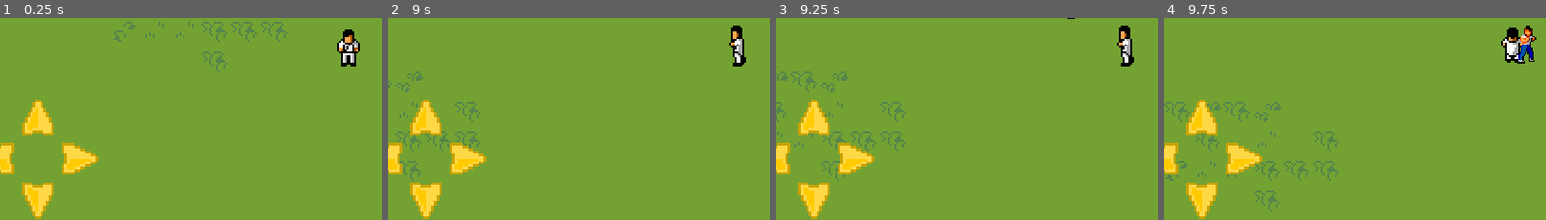
Above: before the commit, frames 1-4 (left to right).
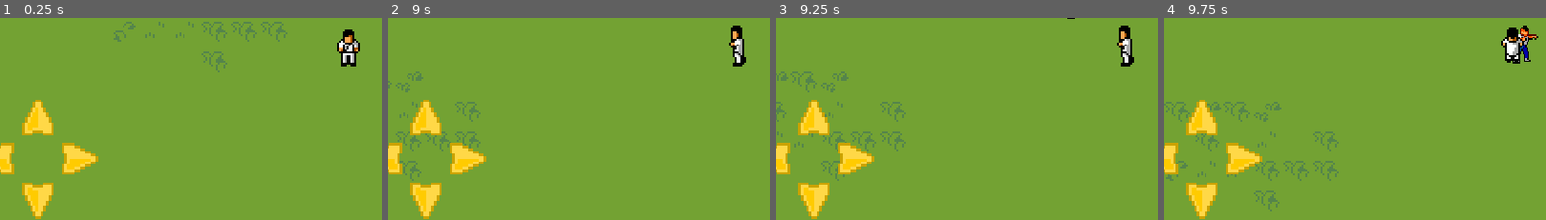
Above: after the commit, the same moments.

Repository: MysteryCoder456/KungFitGame
Game: Godot game, scene res://src/scenes/World.tscn
Same seed, same stepped clock (60 frames per second), same inputs: the game is played once before the commit and once after it.
Inputs:
- Up to frame 1 (0.25 s): no input
- Up to frame 2 (9 s): hold W (move_up) 0.53-2.03 s; hold A (move_left) 2.03-3.53 s; hold S (move_down) 3.53-4.28 s; hold D (move_right) 4.28-5.03 s; hold W (move_up) 5.03-5.78 s; hold D (move_right) 5.78-8.03 s; hold S (move_down) 8.03-8.78 s; hold A (move_left) from 8.78 s (still down)
- Up to frame 3 (9.25 s): keep holding A (move_left)
- Up to frame 4 (9.75 s): release A (move_left) at 9.53 s; hold W (move_up) from 9.53 s (still down)
The pictures show only the part of the screen within x 4-54%, y 43-93%; the shares and areas given below are measured in that part.

Frames 1-3 are identical in both runs. In frame 4, 0.6% of the frame differs, in the area x 91-98%, y 3-23%.

Commit message:
basic enemy attacking

Diff:
--- a/FitnessGame/src/actors/Enemy.tscn
+++ b/FitnessGame/src/actors/Enemy.tscn
@@ -7,15 +7,24 @@
 extents = Vector2( 6, 11 )
 
 [node name="Enemy" type="KinematicBody2D" groups=["Enemy"]]
+position = Vector2( 0, -10 )
 collision_layer = 2
 collision_mask = 4
 script = ExtResource( 2 )
 speed = 35.0
+attack_damage_min = 5
+attack_damage_max = 15
 
 [node name="AnimatedSprite" type="AnimatedSprite" parent="."]
 scale = Vector2( 0.68, 0.68 )
 frames = ExtResource( 1 )
-animation = "running_horizontal"
+animation = "running_down"
 
 [node name="CollisionShape2D" type="CollisionShape2D" parent="."]
 shape = SubResource( 14 )
+
+[node name="AttackTimer" type="Timer" parent="."]
+wait_time = 0.66
+one_shot = true
+
+[connection signal="timeout" from="AttackTimer" to="." method="_on_AttackTimer_timeout"]
--- a/FitnessGame/src/actors/KungFuMan.tscn
+++ b/FitnessGame/src/actors/KungFuMan.tscn
@@ -8,7 +8,7 @@
 extents = Vector2( 7, 11 )
 
 [node name="KungFuMan" type="KinematicBody2D"]
-position = Vector2( 0, -22 )
+position = Vector2( 0, -11 )
 collision_mask = 4
 script = ExtResource( 2 )
 speed = 80.0
--- a/FitnessGame/src/scenes/World.tscn
+++ b/FitnessGame/src/scenes/World.tscn
@@ -17,10 +17,10 @@
 format = 1
 tile_data = PoolIntArray( -786450, 1, 0, -786449, 1, 0, -786448, 1, 0, -786447, 1, 0, -786446, 1, 0, -786445, 1, 0, -78 …(38925 unchanged characters)…
 
-[node name="KungFuMan" parent="." instance=ExtResource( 1 )]
+[node name="Actors" type="YSort" parent="."]
+
+[node name="KungFuMan" parent="Actors" instance=ExtResource( 1 )]
 position = Vector2( 0, 0 )
-
-[node name="Enemies" type="Node" parent="."]
 
 [node name="NavUpdateTimer" type="Timer" parent="."]
 wait_time = 0.4
--- a/FitnessGame/src/scripts/Enemy.gd
+++ b/FitnessGame/src/scripts/Enemy.gd
@@ -13,6 +13,8 @@
 }
 
 export var speed: float
+export var attack_damage_min: int
+export var attack_damage_max: int
 
 var velocity = Vector2.ZERO
 var direction = Direction.DOWN
@@ -23,6 +25,7 @@
 var path = []
 
 onready var animated_sprite = $AnimatedSprite
+onready var attack_timer = $AttackTimer
 
 
 func init(_target: KungFuMan, _nav: Navigation2D):
@@ -48,12 +51,20 @@
 	var dir_str = DIRECTION_STRINGS[direction]
 
 	match state:
+		State.ATTACKING:
+			if global_position.distance_to(target.global_position) <= pathfinding_threshold:
+				if attack_timer.is_stopped():
+					attack_timer.start()
+				animated_sprite.play("attacking")
+			else:
+				state = State.RUNNING
+
 		State.RUNNING:
 			if global_position.distance_to(target.global_position) <= pathfinding_threshold:
 				state = State.ATTACKING
 
+			velocity = move_and_slide(velocity)
 			animated_sprite.play("running_%s" % dir_str)
-			velocity = move_and_slide(velocity)
 
 
 func get_movement_vel() -> Vector2:
@@ -70,3 +81,7 @@
 
 func get_path_to_target():
 	path = nav.get_simple_path(global_position, target.global_position)
+
+
+func _on_AttackTimer_timeout():
+	target.damage((randi() % (attack_damage_max - attack_damage_min)) + (attack_damage_min))
--- a/FitnessGame/src/scripts/KungFuMan.gd
+++ b/FitnessGame/src/scripts/KungFuMan.gd
@@ -67,3 +67,8 @@
 
 	new_velocity *= speed
 	return new_velocity
+
+
+func damage(damage_amount: int):
+	# TODO
+	print("ow")
--- a/FitnessGame/src/scripts/World.gd
+++ b/FitnessGame/src/scripts/World.gd
@@ -3,15 +3,15 @@
 const ENEMY_SCENE = preload("res://src/actors/Enemy.tscn")
 
 onready var nav = $Navigation2D
-onready var player = $KungFuMan
-onready var enemies = $Enemies
+onready var actors = $Actors
+onready var player = $Actors/KungFuMan
 
 
 func _ready():
 	# TODO: Add wave system
 	var new_enemy = ENEMY_SCENE.instance()
 	new_enemy.init(player, nav)
-	enemies.add_child(new_enemy)
+	actors.add_child(new_enemy)
 	new_enemy.position = Vector2(150, 50)
 
 
--- a/FitnessGame/src/sprite_frames/Enemy.tres
+++ b/FitnessGame/src/sprite_frames/Enemy.tres
@@ -1,8 +1,12 @@
-[gd_resource type="SpriteFrames" load_steps=16 format=2]
+[gd_resource type="SpriteFrames" load_steps=20 format=2]
 
 [ext_resource path="res://assets/enemy/running/running_up.png" type="Texture" id=1]
 [ext_resource path="res://assets/enemy/running/running_horizontal.png" type="Texture" id=2]
 [ext_resource path="res://assets/enemy/running/running_down.png" type="Texture" id=3]
+[ext_resource path="res://assets/enemy/attacking/attacking_2.png" type="Texture" id=4]
+[ext_resource path="res://assets/enemy/attacking/attacking_1.png" type="Texture" id=5]
+[ext_resource path="res://assets/enemy/attacking/attacking_0.png" type="Texture" id=6]
+[ext_resource path="res://assets/enemy/attacking/attacking_3.png" type="Texture" id=7]
 
 [sub_resource type="AtlasTexture" id=1]
 atlas = ExtResource( 2 )
@@ -54,6 +58,11 @@
 
 [resource]
 animations = [ {
+"frames": [ ExtResource( 6 ), ExtResource( 5 ), ExtResource( 4 ), ExtResource( 7 ) ],
+"loop": true,
+"name": "attacking",
+"speed": 3.0
+}, {
 "frames": [ SubResource( 1 ), SubResource( 2 ), SubResource( 3 ), SubResource( 4 ) ],
 "loop": true,
 "name": "running_horizontal",
Binary file added: FitnessGame/assets/enemy/attacking/attacking_0.png
Not shown, added: FitnessGame/assets/enemy/attacking/attacking_0.png.import
Binary file added: FitnessGame/assets/enemy/attacking/attacking_1.png
Not shown, added: FitnessGame/assets/enemy/attacking/attacking_1.png.import
Binary file added: FitnessGame/assets/enemy/attacking/attacking_2.png
Not shown, added: FitnessGame/assets/enemy/attacking/attacking_2.png.import
Binary file added: FitnessGame/assets/enemy/attacking/attacking_3.png
Not shown, added: FitnessGame/assets/enemy/attacking/attacking_3.png.import
